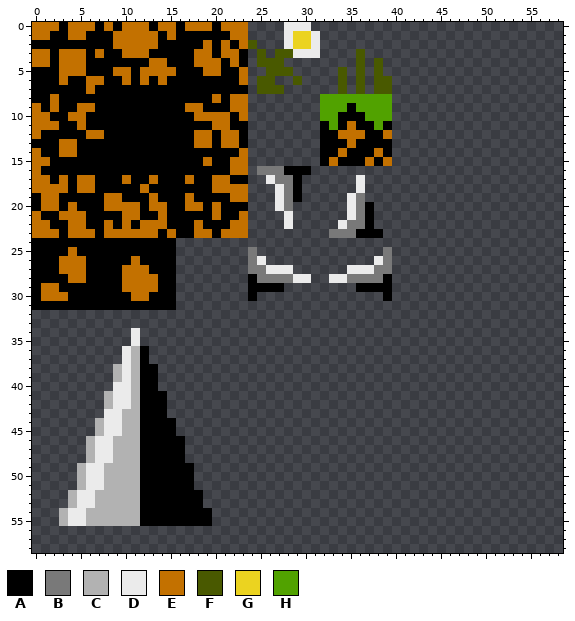
Edited in one commit: sprite sheet (Content/Sprites/tilemap.png). Above, as it was before the edit.
The file is 100x100 pixels. Shown: x 0..58, y 0..58.
Palette (. is transparent): A #000000  B #797979  C #b2b2b2  D #ebebeb  E #c37100  F #495900  G #ebd320  H #51a200
The result:
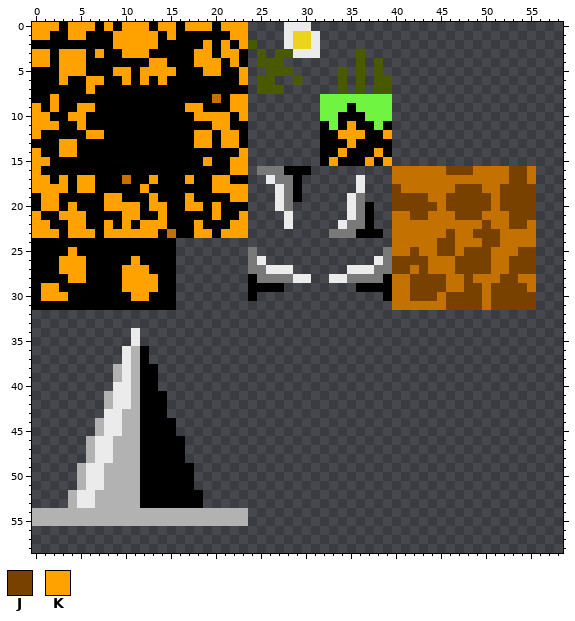
Colours new in this view: J #794100  K #ffa200
Difference:
@@ palette @@
-H #51a200
+H #71f341
@@ x 0..58 @@
- 0 EEEAEEEAEAEEEAEEAEEEAEEE....DDD............................
- 1 EEAAEEAAAEEEEEAEAAAAAAEE....DGGD...........................
- 2 AAAAAAAAAEEEEEAAAAAEAEAEF...DGGD...........................
- 3 EEAEEEAEAAEEEAAAAAEEAEEA.F.FFDDD....F......................
- 4 EEAEEEAAAAAAAEEAAAEEEAEA.FFF........F.F....................
- 5 AAAEEEAAAEEAEEEEAAAEEAAE..FFF.....F.F.F....................
- 6 AAAEAAEEAAEAEAEAAAAAAAAE.FF..F....F.F.FF...................
- 7 AAAAAAEAAAAAAAAAAAAAAAAA.FFF......F.F.FF...................
- 8 AAEAAAAAAAAAAAAAAAAAEAEE........HHHHHHHH...................
- 9 EAEAAEEAAAAAAAAAAEEAAAEE........HHHAHHHH...................
-10 EEAAEEAAAAAAAAAAAAEEEEAE........HHAAAHHH...................
-11 EEEAAEAAAAAAAAAAAAAAEEAA........AHAEAAHA...................
-12 EAAAAAEEAAAAAAAAAAEEAEEA........AAEEEAAE...................
-13 AAAEEAAAAAAAAAAAAAEEAEEA........AAAEAAAA...................
-14 EAAEEAAAAAAAAAAAAAAAAAAE........AAEAAAEA...................
-15 EEAAAAAAAAAAAAAAAAAEAAEE........AEAAAEAE...................
-16 EAAAAAAAAAAAAAAAAAAAAAEE.BBBAAA............................
-17 EEAEAEEAAAEAAEAAAEAAEEAA..DBBA......D......................
-18 EEEEAEEAAAAAEAAAAAAAEEEE...DBA......D......................
-19 AEEAAAAAEEAAAEAAAEAAAAEE...DBA.....DB......................
-20 AEEAEAAAEEEEAEEAAEEAEAAA...DB......DBA.....................
-21 EAAEEEAAAAEEAAEAAAAAEAAE....D......DBA.....................
-22 EEAAEEAAEAEAEEEAAAEAAAEE....D.....DBBA.....................
-23 EEEAEEEAEEEEEEAEAAEEAEEE.........BBBAAA....................
-24 AAAAAAAAAAAAAAAA...........................................
-25 AAAAEAAAAAAAAAAA........B..............B...................
-26 AAAEEEAAAAAEAAAA........BD............DB...................
-27 AAAEEEAAAAEEEAAA........BBDDD......DDDBB...................
-28 AAAAEEAAAAEEEEAA........ABBBBDD..DDBBBBA...................
-29 AEEAAAAAAAEEEEAA........AAAA........AAAA...................
-30 AEEEAAAAAAAEEAAA........A..............A...................
-31 AAAAAAAAAAAAAAAA...........................................
+ 0 KKKAKKKAKAKKKAKKAKKKAKKK....DDD............................
+ 1 KKAAKKAAAKKKKKAKAAAAAAKK....DGGD...........................
+ 2 AAAAAAAAAKKKKKAAAAAKAKAKF...DGGD...........................
+ 3 KKAKKKAKAAKKKAAAAAKKAKKA.F.FFDDD....F......................
+ 4 KKAKKKAAAAAAAKKAAAKKKAKA.FFF........F.F....................
+ 5 AAAKKKAAAKKAKKKKAAAKKAAK..FFF.....F.F.F....................
+ 6 AAAKAAKKAAKAKAKAAAAAAAAK.FF..F....F.F.FF...................
+ 7 AAAAAAKAAAAAAAAAAAAAAAAA.FFF......F.F.FF...................
+ 8 AAKAAAAAAAAAAAAAAAAAEAKK........HHHHHHHH...................
+ 9 KAKAAKKAAAAAAAAAAKKAAAKK........HHHAHHHH...................
+10 KKAAKKAAAAAAAAAAAAKKKKAK........HHAAAHHH...................
+11 KKKAAKAAAAAAAAAAAAAAKKAA........AHAKAAHA...................
+12 KAAAAAKKAAAAAAAAAAKKAKKA........AAKKKAAK...................
+13 AAAKKAAAAAAAAAAAAAKKAKKA........AAAKAAAA...................
+14 KAAKKAAAAAAAAAAAAAAAAAAK........AAKAAAKA...................
+15 KKAAAAAAAAAAAAAAAAAKAAKK........AKAAAKAK...................
+16 KAAAAAAAAAAAAAAAAAAAAAKK.BBBAAA.........EEEEEEJJJEEEEJJE...
+17 KKAKAKKAAAEAAKAAAKAAKKAA..DBBA......D...EEEEEEEEEEEEEJJE...
+18 KKKKAKKAAAAAKAAAAAAAKKKK...DBA......D...JEEEEEEJJJEEJJJJ...
+19 AKKAAAAAKKAAAKAAAKAAAAKK...DBA.....DB...JJJJEEJJJJJEJJJJ...
+20 AKKAKAAAKKKKAKKAAKKAKAAA...DB......DBA..JJJJJEJJJJJEJJJJ...
+21 KAAKKKAAAAKKAAKAAAAAKAAK....D......DBA..EEJJEEEJJJEEEJJJ...
+22 KKAAKKAAKAKAKKKAAAKAAAKK....D.....DBBA..EEEEEEEEEEJEEJJE...
+23 KKKAKKKAKKKKKKAEAAKKAKKK.........BBBAAA.EEEEEEJEEJJJEEEE...
+24 AAAAAAAAAAAAAAAA........................EEEEEJJEEEJJEEEE...
+25 AAAAKAAAAAAAAAAA........B..............BEEJEEJJEJJJEEEJJ...
+26 AAAKKKAAAAAKAAAA........BD............DBJJJJEEEJJJJEEJJJ...
+27 AAAKKKAAAAKKKAAA........BBDDD......DDDBBJJEJEEEJJJJEEJJJ...
+28 AAAAKKAAAAKKKKAA........ABBBBDD..DDBBBBAEEJJJJEEJEEEJJEE...
+29 AKKAAAAAAAKKKKAA........AAAA........AAAAEEJJJJEEJJEJJJJE...
+30 AKKKAAAAAAAKKAAA........A..............AEEJJJEJJJJEJJJJJ...
+31 AAAAAAAAAAAAAAAA........................EEEEEEJJJJEJJJJJ...
 32 ...........................................................
@@ x 0..25 @@
 53 ....CDDCCCCCAAAAAAA.......
-54 ...CDDCCCCCCAAAAAAAA......
-55 ...CDDCCCCCCAAAAAAAA......
+54 CCCCCCCCCCCCCCCCCCCCCCCC..
+55 CCCCCCCCCCCCCCCCCCCCCCCC..
 56 ..........................
Changed places in both pictures, as pixel boxes (x1, y1, x2, y2):
changed: (32, 22, 248, 301)
changed: (320, 94, 536, 310)
changed: (32, 508, 86, 526)
changed: (140, 508, 248, 526)
